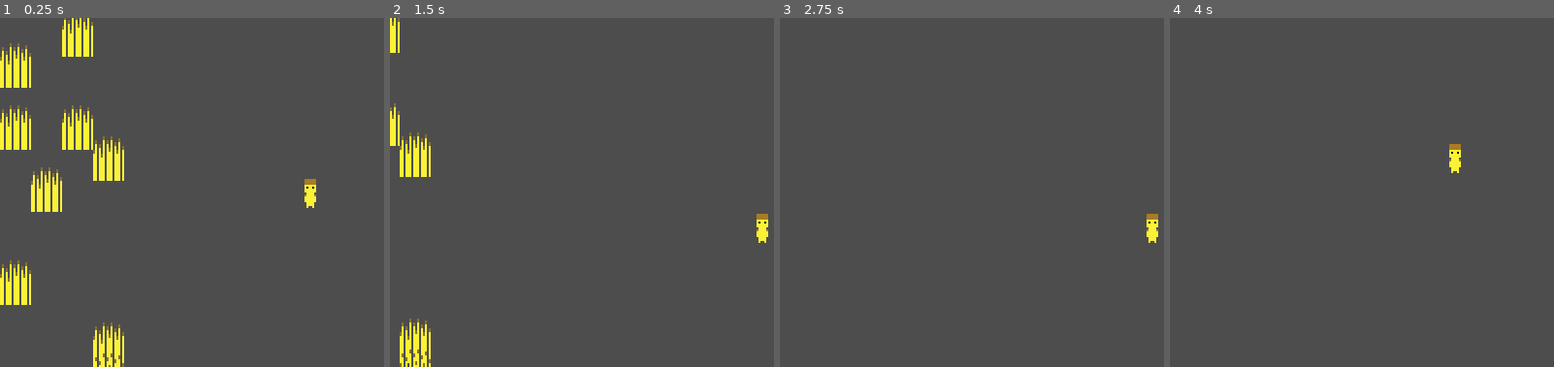
Above: before the commit, frames 1-4 (left to right).
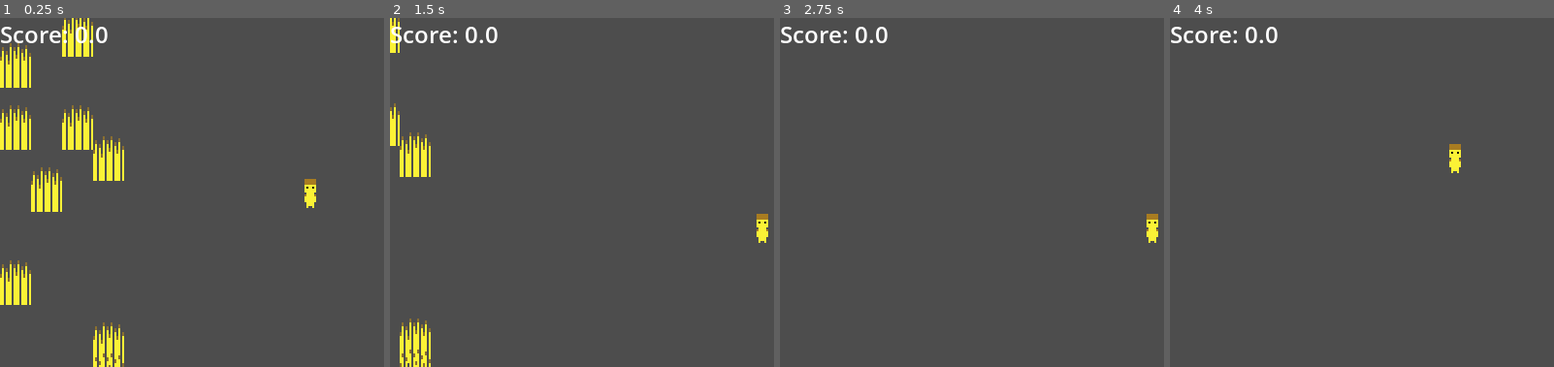
Above: after the commit, the same moments.

Repository: shuofsin/notsowingsimulator
Game: Godot game, scene res://Scenes/Worlds/test_world.tscn
Same seed, same stepped clock (60 frames per second), same inputs: the game is played once before the commit and once after it.
Inputs:
- Up to frame 1 (0.25 s): no input
- Up to frame 2 (1.5 s): tap Enter (ui_accept) at 0.5, 0.77 s; hold Right (ui_right) 0.53-1.28 s; hold Down (ui_down) from 1.28 s (still down)
- Up to frame 3 (2.75 s): tap Enter (ui_accept) at 1.52 s; release Down (ui_down) at 2.03 s; hold Right (ui_right) from 2.03 s (still down)
- Up to frame 4 (4 s): tap Enter (ui_accept) at 2.75, 3.02, 3.5, 3.77 s; release Right (ui_right) at 2.78 s; hold Up (ui_up) 2.78-3.53 s; hold Left (ui_left) from 3.53 s (still down)

The runs differ from the first frame. In frame 1, 0.5% of the frame differs, in the area x 0-29%, y 2-8%; in frame 2, 0.5%; in frame 3, 0.5%; in frame 4, 0.5%.

Commit message:
Added score

Diff:
--- /dev/null
+++ b/Scenes/GUI/score.tscn
@@ -0,0 +1,15 @@
+[gd_scene load_steps=2 format=3 uid="uid://dtfp4qw160bvq"]
+
+[ext_resource type="Script" uid="uid://wn32oo6yr7be" path="res://Scripts/GUI/score.gd" id="1_b33dj"]
+
+[node name="Score" type="CanvasLayer"]
+layer = 2
+follow_viewport_enabled = true
+script = ExtResource("1_b33dj")
+
+[node name="ScoreLabel" type="Label" parent="."]
+unique_name_in_owner = true
+offset_right = 40.0
+offset_bottom = 23.0
+theme_override_font_sizes/font_size = 24
+text = "Score:"
--- a/Scenes/Worlds/test_world.tscn
+++ b/Scenes/Worlds/test_world.tscn
@@ -1,10 +1,14 @@
-[gd_scene load_steps=3 format=3 uid="uid://c7ptemw8vksl2"]
+[gd_scene load_steps=4 format=3 uid="uid://c7ptemw8vksl2"]
 
 [ext_resource type="PackedScene" uid="uid://x631a46ouifa" path="res://Scenes/Player/player.tscn" id="2_5e1ne"]
 [ext_resource type="PackedScene" uid="uid://fwc5p5v7t2p6" path="res://Scenes/Environment/temp_tile_map.tscn" id="2_y6sxc"]
+[ext_resource type="PackedScene" uid="uid://dtfp4qw160bvq" path="res://Scenes/GUI/score.tscn" id="3_y6sxc"]
 
 [node name="TestWorld" type="Node2D"]
 y_sort_enabled = true
+
+[node name="Score" parent="." instance=ExtResource("3_y6sxc")]
+follow_viewport_enabled = false
 
 [node name="Player" parent="." instance=ExtResource("2_5e1ne")]
 position = Vector2(160, 90)
--- a/Scripts/Environment/temp_block.gd
+++ b/Scripts/Environment/temp_block.gd
@@ -9,5 +9,6 @@
 func _entered(_area_entered: Area2D):
 	var points: Node = points_scene.instantiate()
 	points.global_position = global_position
+	Global.score += 1
 	get_parent().add_child(points)
 	queue_free()
--- /dev/null
+++ b/Scripts/GUI/score.gd
@@ -0,0 +1,6 @@
+extends CanvasLayer
+
+@onready var score_label: Label = %ScoreLabel
+
+func _process(_delta: float) -> void:
+	score_label.text = "Score: " + str(Global.score);
--- /dev/null
+++ b/Scripts/System/global.gd
@@ -0,0 +1,3 @@
+extends Node
+
+var score: float = 0;
--- a/project.godot
+++ b/project.godot
@@ -15,6 +15,10 @@
 config/features=PackedStringArray("4.5", "Forward Plus")
 config/icon="res://icon.svg"
 
+[autoload]
+
+Global="*res://Scripts/System/global.gd"
+
 [display]
 
 window/size/viewport_width=640
Not shown, added: Scripts/GUI/score.gd.uid
Not shown, added: Scripts/System/global.gd.uid
